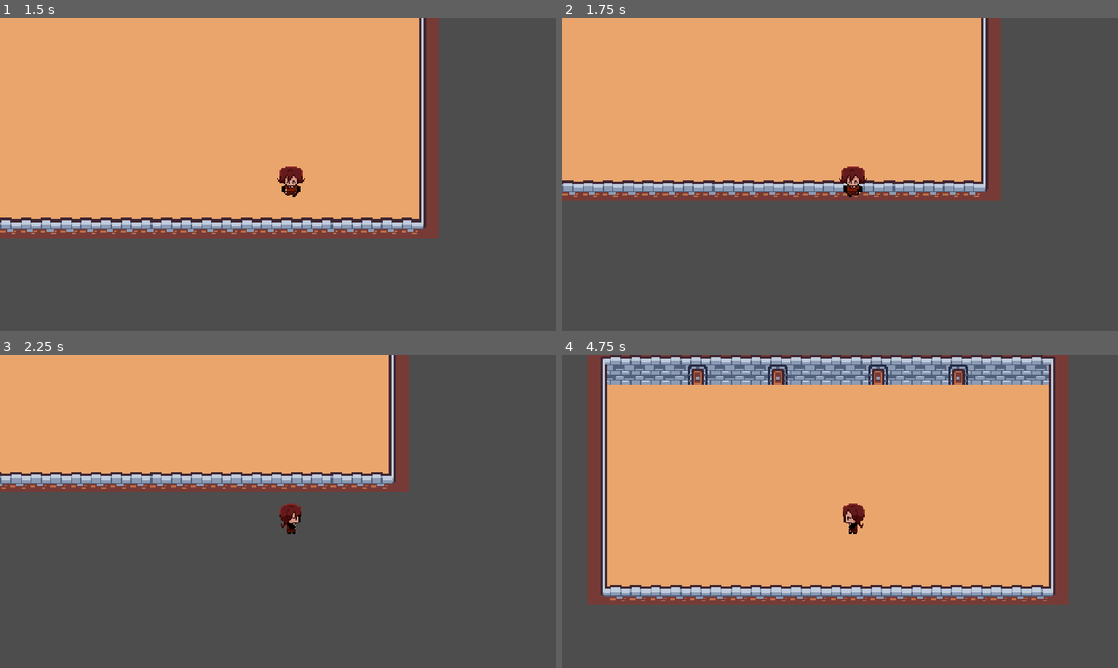
Above: before the commit, frames 1-4 (two rows, left to right).
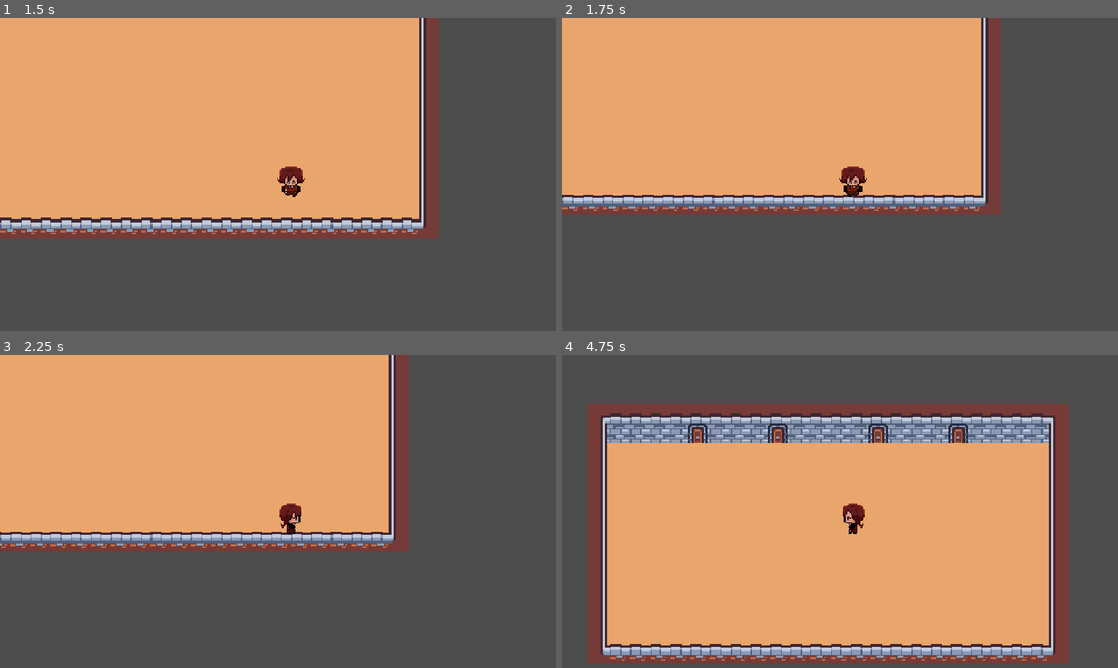
Above: after the commit, the same moments.

Repository: shamithap/OneWayOut
Game: Godot game, scene res://scenes/main.tscn
Two runs of this game, one before a commit and one after it. Both use one fixed random seed, a clock stepped at 60 frames per second and the inputs below.
Inputs:
- Up to frame 1 (1.5 s): tap Enter at 0.5 s; hold D (right) 0.53-1.28 s; tap E (interact) at 0.6, 1.35 s; hold S (down) from 1.28 s (still down)
- Up to frame 2 (1.75 s): keep holding S (down)
- Up to frame 3 (2.25 s): release S (down) at 2.03 s; hold D (right) from 2.03 s (still down); tap E (interact) at 2.1 s
- Up to frame 4 (4.75 s): release D (right) at 2.78 s; hold W (up) 2.78-3.53 s; tap E (interact) at 2.85, 3.6, 4.35 s; hold A (left) from 3.53 s (still down)

Frame 1 is identical in both runs. In frame 2, 8.2% of the frame differs, in the area x 0-79%, y 51-63%; in frame 3, 18%; in frame 4, 45%, in the area x 4-92%, y 0-99%.

Commit message:
fixed collisions in starting room

Diff:
--- a/project.godot
+++ b/project.godot
@@ -64,6 +64,13 @@
 ]
 }
 
+[layer_names]
+
+2d_render/layer_1="player"
+2d_render/layer_2="walls"
+2d_physics/layer_1="player"
+2d_physics/layer_2="walls"
+
 [physics]
 
 3d/physics_engine="Jolt Physics"
--- a/scenes/door.gd
+++ b/scenes/door.gd
@@ -1,6 +1,6 @@
 extends Node2D
 
-@onready var hint = $"../Hint"
+@onready var hint = $"../CanvasLayer/Hint"
 
 #helps keep track when player is nearby
 var player_in_range = false
--- a/scenes/main.tscn
+++ b/scenes/main.tscn
@@ -9,8 +9,11 @@
 separation = Vector2i(1, 1)
 0:0/0 = 0
 1:0/0 = 0
+1:0/0/physics_layer_0/polygon_0/points = PackedVector2Array(-8, -8, 8, -8, 8, 8, -8, 8)
 2:0/0 = 0
+2:0/0/physics_layer_0/polygon_0/points = PackedVector2Array(-8, -8, 8, -8, 8, 8, -8, 8)
 3:0/0 = 0
+3:0/0/physics_layer_0/polygon_0/points = PackedVector2Array(-8, -8, 8, -8, 8, 8, -8, 8)
 4:0/0 = 0
 5:0/0 = 0
 6:0/0 = 0
@@ -21,8 +24,11 @@
 11:0/0 = 0
 0:1/0 = 0
 1:1/0 = 0
+1:1/0/physics_layer_0/polygon_0/points = PackedVector2Array(-8, -8, 8, -8, 8, 8, -8, 8)
 2:1/0 = 0
+2:1/0/physics_layer_0/polygon_0/points = PackedVector2Array(-8, -8, 8, -8, 8, 8, -8, 8)
 3:1/0 = 0
+3:1/0/physics_layer_0/polygon_0/points = PackedVector2Array(-8, -8, 8, -8, 8, 8, -8, 8)
 4:1/0 = 0
 5:1/0 = 0
 6:1/0 = 0
@@ -33,12 +39,18 @@
 11:1/0 = 0
 0:2/0 = 0
 1:2/0 = 0
+1:2/0/physics_layer_0/polygon_0/points = PackedVector2Array(-8, -8, 8, -8, 8, 8, -8, 8)
 2:2/0 = 0
+2:2/0/physics_layer_0/polygon_0/points = PackedVector2Array(-8, -8, 8, -8, 8, 8, -8, 8)
 3:2/0 = 0
+3:2/0/physics_layer_0/polygon_0/points = PackedVector2Array(-8, -8, 8, -8, 8, 8, -8, 8)
 4:2/0 = 0
 5:2/0 = 0
+5:2/0/physics_layer_0/polygon_0/points = PackedVector2Array(-8, -8, 8, -8, 8, 8, -8, 8)
 6:2/0 = 0
+6:2/0/physics_layer_0/polygon_0/points = PackedVector2Array(-8, -8, 8, -8, 8, 8, -8, 8)
 7:2/0 = 0
+7:2/0/physics_layer_0/polygon_0/points = PackedVector2Array(-8, -8, 8, -8, 8, 8, -8, 8)
 8:2/0 = 0
 9:2/0 = 0
 10:2/0 = 0
@@ -141,63 +153,36 @@
 11:10/0 = 0
 
 [sub_resource type="TileSet" id="TileSet_0wfyh"]
+physics_layer_0/collision_layer = 2
 sources/0 = SubResource("TileSetAtlasSource_o5qli")
-
-[sub_resource type="RectangleShape2D" id="RectangleShape2D_o5qli"]
-size = Vector2(12, 195)
-
-[sub_resource type="RectangleShape2D" id="RectangleShape2D_0wfyh"]
-size = Vector2(370, 14)
-
-[sub_resource type="RectangleShape2D" id="RectangleShape2D_sugp2"]
-size = Vector2(358, 22)
 
 [sub_resource type="RectangleShape2D" id="RectangleShape2D_jyhfs"]
 size = Vector2(20, 13)
 
 [node name="Main" type="Node2D" unique_id=1807837972]
+
+[node name="CanvasLayer" type="CanvasLayer" parent="." unique_id=1425566048]
+
+[node name="Hint" type="Label" parent="CanvasLayer" unique_id=1695027776]
+visible = false
+anchors_preset = 7
+anchor_left = 0.5
+anchor_top = 1.0
+anchor_right = 0.5
+anchor_bottom = 1.0
+offset_left = -60.5
+offset_top = -220.0
+offset_right = 60.5
+offset_bottom = -197.0
+grow_horizontal = 2
+grow_vertical = 0
+text = "Press E to enter"
+horizontal_alignment = 1
+vertical_alignment = 2
 
 [node name="RoomArt" type="TileMapLayer" parent="." unique_id=253767771]
 tile_map_data = PackedByteArray("AAAJAAcAAAACAAEAAAAJAAgAAAAAAAQAAAAJAAkAAAAAAAQAAAAJAAoAAAAAAAQAAAAJAAsAAAAAAAQAAAAJAA …(4912 unchanged characters)…
 tile_set = SubResource("TileSet_0wfyh")
-
-[node name="Hint" type="Label" parent="." unique_id=1695027776]
-visible = false
-offset_left = 261.0
-offset_top = 252.0
-offset_right = 382.0
-offset_bottom = 275.0
-text = "Press E to enter"
-
-[node name="Walls" type="Node2D" parent="." unique_id=2138624728]
-
-[node name="LeftWall" type="Area2D" parent="Walls" unique_id=2046125055]
-collision_layer = 2
-
-[node name="CollisionShape2D" type="CollisionShape2D" parent="Walls/LeftWall" unique_id=1394357844]
-position = Vector2(138, 203)
-shape = SubResource("RectangleShape2D_o5qli")
-
-[node name="RightWall" type="Area2D" parent="Walls" unique_id=446639265]
-position = Vector2(502, 201)
-collision_layer = 2
-
-[node name="CollisionShape2D" type="CollisionShape2D" parent="Walls/RightWall" unique_id=190297854]
-shape = SubResource("RectangleShape2D_o5qli")
-
-[node name="BottomWall" type="Area2D" parent="Walls" unique_id=2105047316]
-collision_layer = 2
-
-[node name="CollisionShape2D" type="CollisionShape2D" parent="Walls/BottomWall" unique_id=477099888]
-position = Vector2(324, 295)
-shape = SubResource("RectangleShape2D_0wfyh")
-
-[node name="TopWall" type="Area2D" parent="Walls" unique_id=306776889]
-collision_layer = 2
-
-[node name="CollisionShape2D" type="CollisionShape2D" parent="Walls/TopWall" unique_id=1679436959]
-position = Vector2(319, 117)
-shape = SubResource("RectangleShape2D_sugp2")
 
 [node name="Doors" type="Node2D" parent="." unique_id=21940026]
 script = ExtResource("2_0wfyh")
--- a/scenes/player.gd
+++ b/scenes/player.gd
@@ -5,7 +5,7 @@
 
 var last_direction = "down"
 
-func _physics_process(delta):
+func _physics_process(_delta):
 	var direction = Input.get_vector("left", "right", "up", "down")
 
 	velocity = direction * speed
--- a/scenes/player.tscn
+++ b/scenes/player.tscn
@@ -303,6 +303,7 @@
 size = Vector2(16, 20)
 
 [node name="Player" type="CharacterBody2D" unique_id=1424528440]
+collision_mask = 2
 script = ExtResource("1_qhqgy")
 
 [node name="AnimatedSprite2D" type="AnimatedSprite2D" parent="." unique_id=2089907789]
